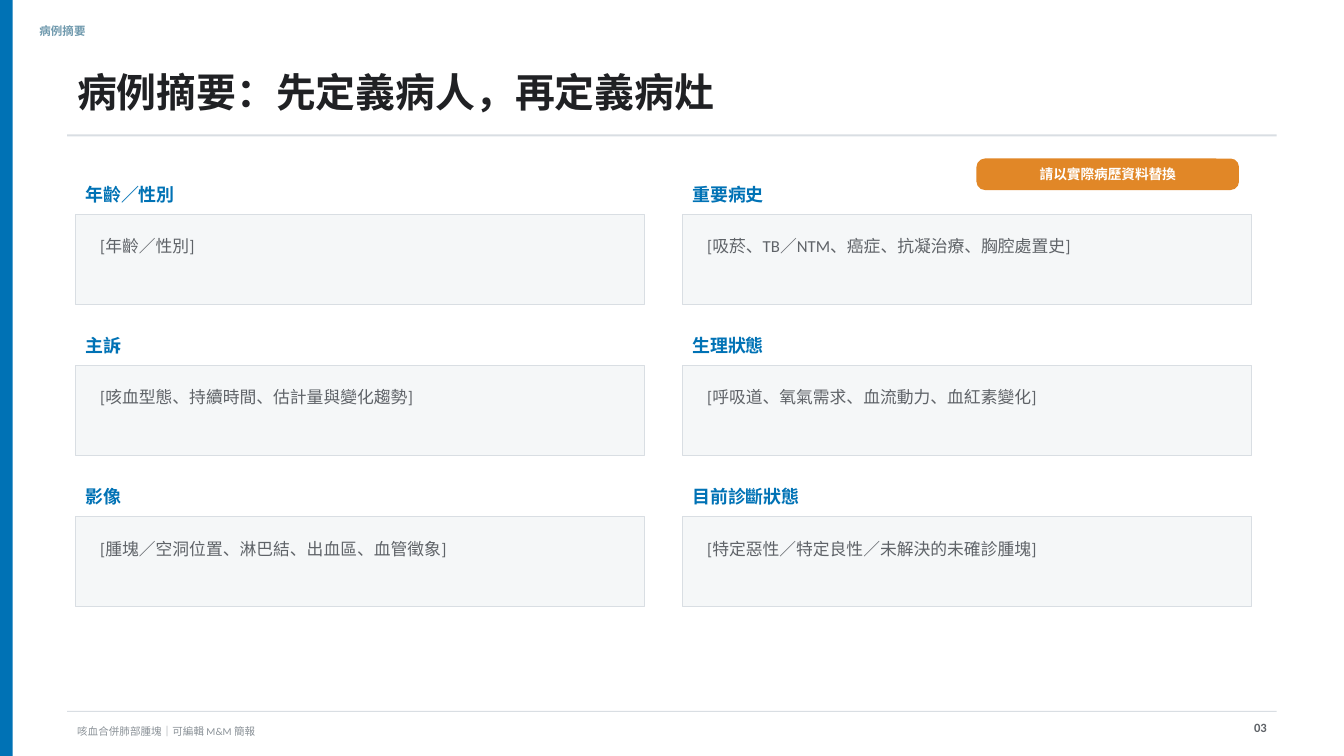
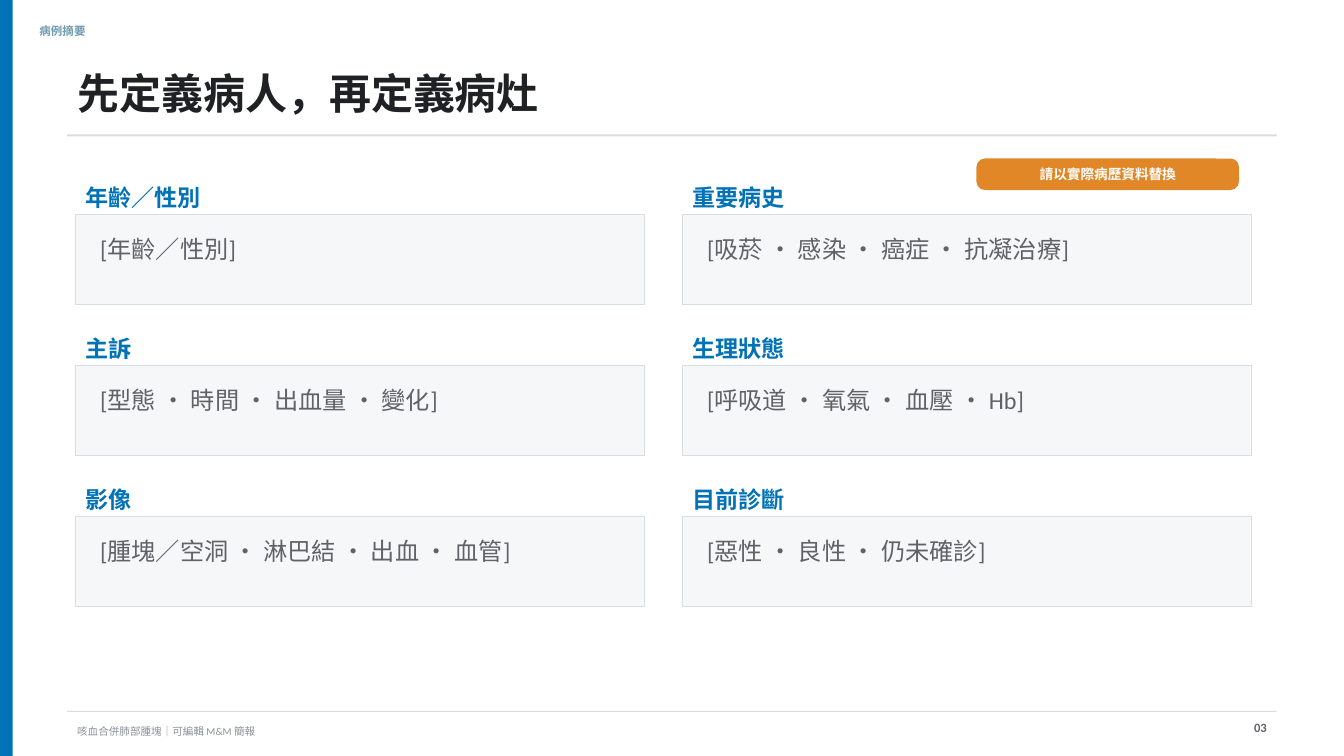
Before and after one commit to henrylab865/medical-slide-templates, a slide deck: slide 3 of examples/hemoptysis-lung-mass-mm/Hemoptysis_Lung_Mass_MM_NEJM_ZH-TW.pptx. Drawn at 1344x756 pixels with LibreOffice and Linux fonts; fonts in the diff are those of the drawing. Boxes give left, top, right and bottom in pixels: in the first picture for what was removed or moved away, otherwise in the second. Text is boxed around its words. In the diff, an @@ line names an element or a change of style, - is before the commit and + after.

Commit message:
Increase M&M deck readability for auditorium use
Shortens visible copy and enlarges primary body, table, and chart text in both language editions.

```diff
--- a/examples/hemoptysis-lung-mass-mm/Hemoptysis_Lung_Mass_MM_NEJM_ZH-TW.pptx
+++ b/examples/hemoptysis-lung-mass-mm/Hemoptysis_Lung_Mass_MM_NEJM_ZH-TW.pptx
@@ text at (x1=77, y1=73, x2=539, y2=115): text changed; size 28.5 to 30 pt @@
-病例摘要：先定義病人，再定義病灶
+先定義病人，再定義病灶
@@ text "[年齡／性別]" at (x1=100, y1=238, x2=236, y2=262): size 12 to 17.2 pt @@
@@ text at (x1=707, y1=237, x2=1069, y2=262): text changed; size 12 to 17.2 pt @@
-[吸菸、TB／NTM、癌症、抗凝治療、胸腔處置史]
+[吸菸 • 感染 • 癌症 • 抗凝治療]
@@ text at (x1=100, y1=388, x2=438, y2=413): text changed; size 12 to 17.2 pt @@
-[咳血型態、持續時間、估計量與變化趨勢]
+[型態 • 時間 • 出血量 • 變化]
@@ text at (x1=707, y1=389, x2=1024, y2=413): text changed; size 12 to 17.2 pt @@
-[呼吸道、氧氣需求、血流動力、血紅素變化]
+[呼吸道 • 氧氣 • 血壓 • Hb]
@@ size 12.8 to 16.5 pt in 5 elements at (x1=86, y1=186, x2=201, y2=208), (x1=692, y1=186, x2=784, y2=208), (x1=86, y1=337, x2=132, y2=359), (x1=692, y1=337, x2=784, y2=359), (x1=86, y1=488, x2=132, y2=510) @@
@@ text at (x1=692, y1=488, x2=784, y2=510): text changed; size 12.8 to 16.5 pt @@
-目前診斷狀態
+目前診斷
@@ text at (x1=100, y1=539, x2=510, y2=564): text changed; size 12 to 17.2 pt @@
-[腫塊／空洞位置、淋巴結、出血區、血管徵象]
+[腫塊／空洞 • 淋巴結 • 出血 • 血管]
@@ text at (x1=707, y1=539, x2=985, y2=564): text changed; size 12 to 17.2 pt @@
-[特定惡性／特定良性／未解決的未確診腫塊]
+[惡性 • 良性 • 仍未確診]
```
Also in this commit, not shown: 18 other slides changed, 3 other files.
